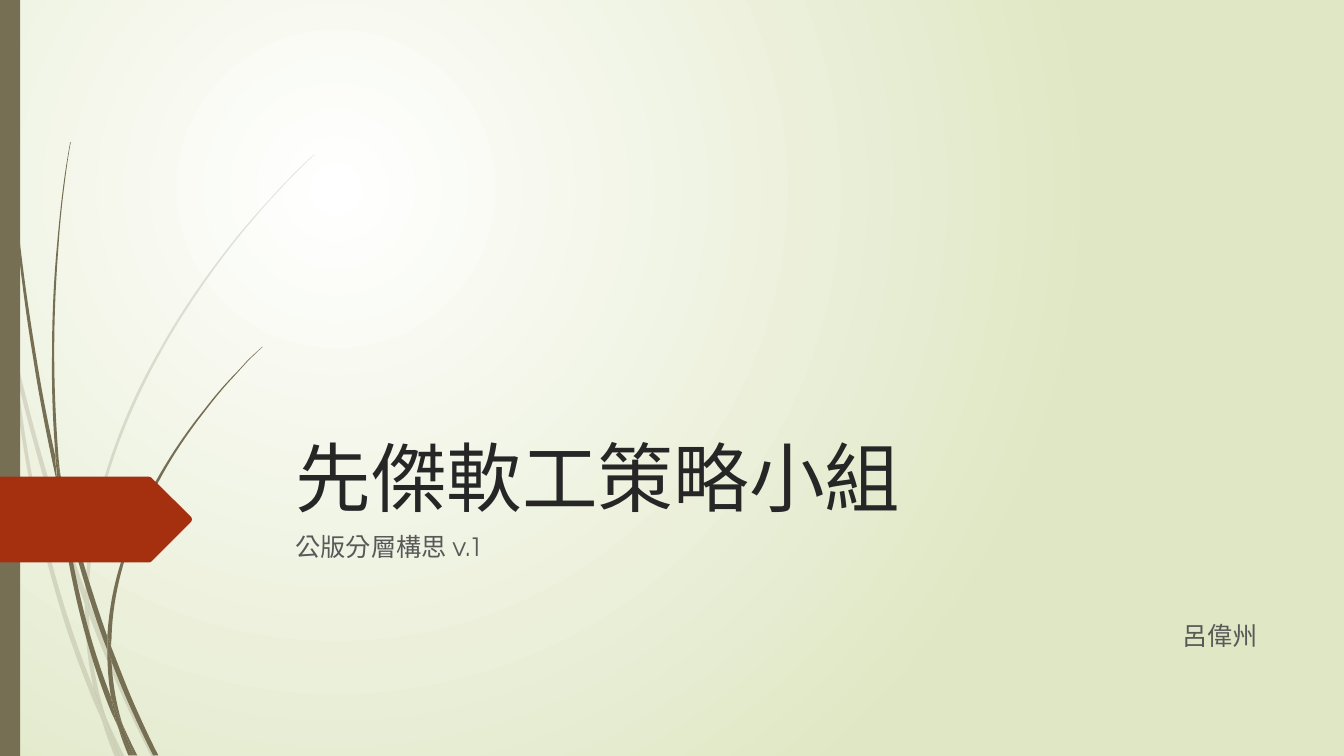
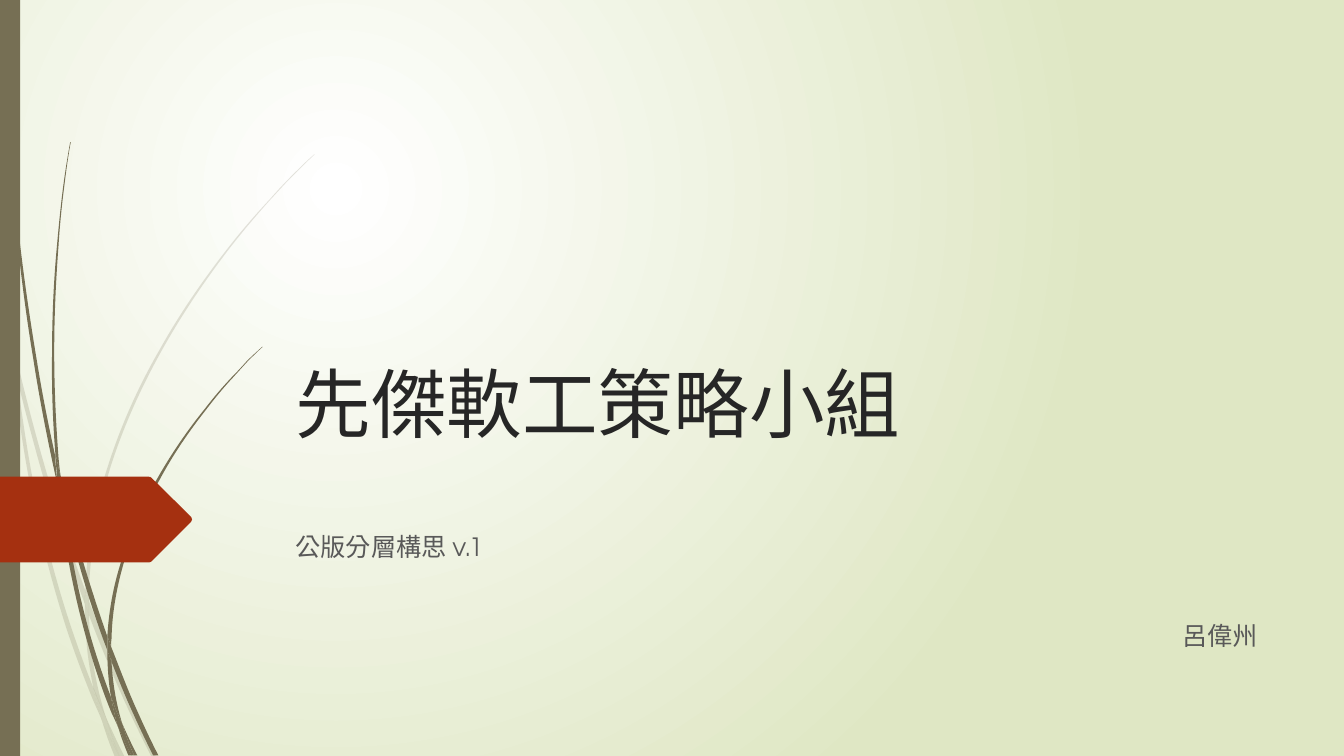
Before and after one commit to TaiwanChuChu/SampleDP, a slide deck: slide 1 of 先傑軟工策略小組.pptx. Drawn at 1344x756 pixels with LibreOffice and Linux fonts; fonts in the diff are those of the drawing. Boxes give left, top, right and bottom in pixels: in the first picture for what was removed or moved away, otherwise in the second. Text is boxed around its words. In the diff, an @@ line names an element or a change of style, - is before the commit and + after.

```diff
--- a/先傑軟工策略小組.pptx
+++ b/先傑軟工策略小組.pptx
@@ title "先傑軟工策略小組" at [295,368,900,439]: vertical alignment bottom to middle @@
```
Also in this commit, not shown: 3 other slides changed, 9 slides added, 1 slide removed, 20 other files.
